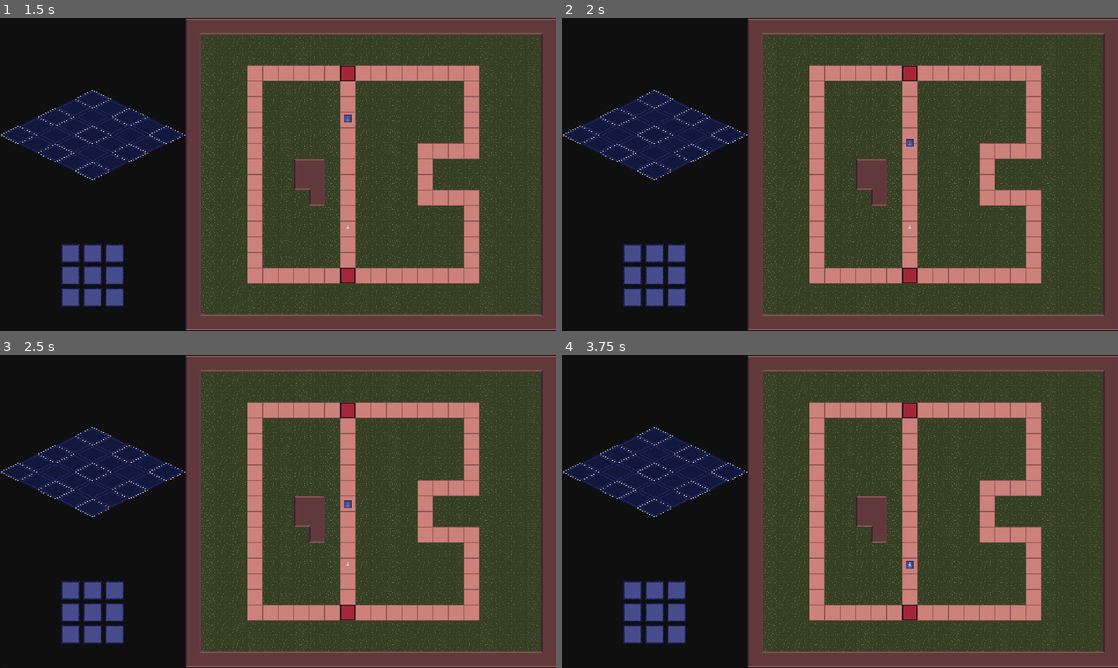
Above: before the commit, frames 1-4 (two rows, left to right).
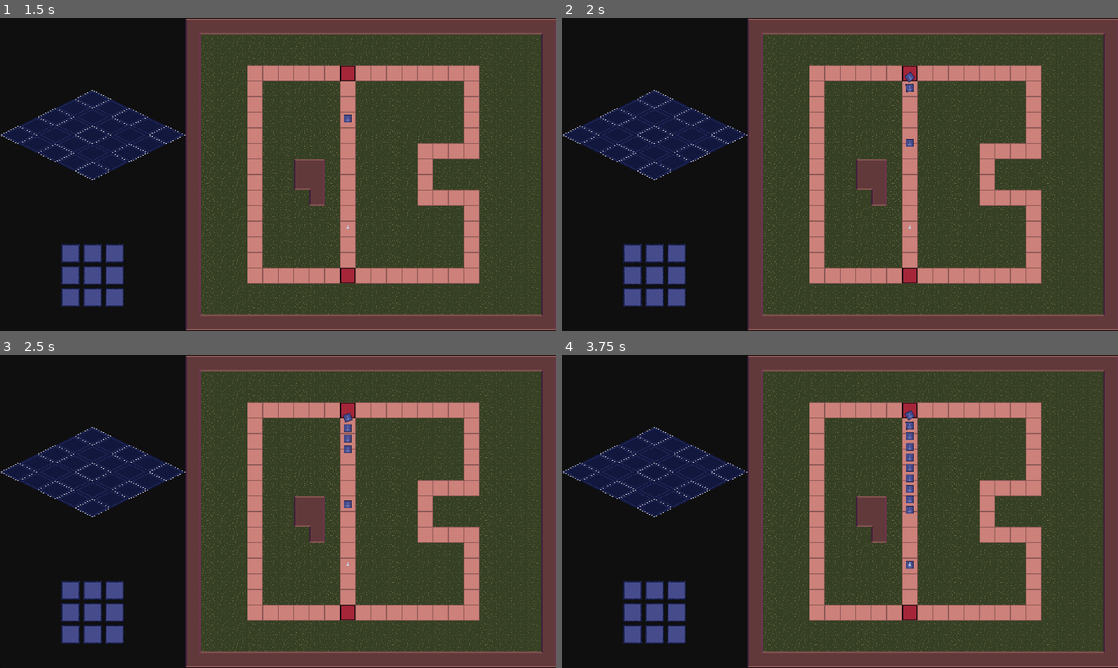
Above: after the commit, the same moments.

Repository: ClemiDouce/halloween-game-jam-2026
Game: Godot game, scene res://scenes/world.tscn
The game is run twice, just before and just after one commit, with the same random seed, the same clock (stepped at 60 frames per second) and the same inputs.
Inputs (mouse positions are in pixels of both pictures, inside the frame that each line leads up to):
- Up to frame 1 (1.5 s): tap Enter at 0.5 s; hold Up (ui_up) 0.53-1.25 s; tap D (destroy_building) at 0.6 s; click (72, 277) at 1.25 s
- Up to frame 2 (2 s): no input
- Up to frame 3 (2.5 s): click (94, 614) at 2.02 s
- Up to frame 4 (3.75 s): click (678, 614) at 2.77 s; click (634, 636) at 3.52 s

Frame 1 is identical in both runs. In frame 2, less than 0.1% of the frame differs, in the area x 61-64%, y 17-24%; in frame 3, 0.1%; in frame 4, 0.4%, in the area x 61-64%, y 17-51%.

Commit message:
stupid basic ai added

Diff:
--- /dev/null
+++ b/data/waves/level_1.tres
@@ -0,0 +1,26 @@
+[gd_resource type="Resource" script_class="Wave" format=3 uid="uid://ddwexcejudwcx"]
+
+[ext_resource type="Script" uid="uid://bi1eu5ukriokg" path="res://scripts/data/wave.gd" id="1_vbmev"]
+[ext_resource type="Script" uid="uid://fbut4bbknh6e" path="res://scripts/ai_action.gd" id="2_vbmev"]
+[ext_resource type="Resource" uid="uid://l0m3pssrbkug" path="res://data/units/gun_soldier.tres" id="3_fdlcj"]
+[ext_resource type="Resource" uid="uid://dm0mjpsku7osy" path="res://data/units/small_tank.tres" id="4_kwuvs"]
+
+[sub_resource type="Resource" id="Resource_255p0"]
+script = ExtResource("2_vbmev")
+count = 10
+unit = ExtResource("3_fdlcj")
+metadata/_custom_type_script = "uid://fbut4bbknh6e"
+
+[sub_resource type="Resource" id="Resource_c0kqi"]
+script = ExtResource("2_vbmev")
+count = 3
+unit = ExtResource("4_kwuvs")
+metadata/_custom_type_script = "uid://fbut4bbknh6e"
+
+[resource]
+script = ExtResource("1_vbmev")
+unit_spawn_chance = Dictionary[ExtResource("2_vbmev"), float]({
+SubResource("Resource_255p0"): 0.8,
+SubResource("Resource_c0kqi"): 0.2
+})
+metadata/_custom_type_script = "uid://bi1eu5ukriokg"
--- a/project.godot
+++ b/project.godot
@@ -26,6 +26,7 @@
 base=""
 player=""
 hostile=""
+controller=""
 
 [input]
 
--- a/scenes/overworld.tscn
+++ b/scenes/overworld.tscn
@@ -12,6 +12,9 @@
 [ext_resource type="Script" uid="uid://b53fi0c8w7xjc" path="res://scripts/path/unit_path.gd" id="8_pss1p"]
 [ext_resource type="Texture2D" uid="uid://cymqvgc48ra4m" path="res://assets/art/placeholder/select_arrow.png" id="9_ha27p"]
 [ext_resource type="Script" uid="uid://civsi113hopgn" path="res://scripts/ui/path_cursor.gd" id="10_2jxyl"]
+[ext_resource type="Script" uid="uid://cgyk0r65c3y0b" path="res://scripts/ai_controller.gd" id="11_lsky2"]
+[ext_resource type="Script" uid="uid://d3nq8uvycb5nh" path="res://scripts/base_building/base_manager.gd" id="12_255p0"]
+[ext_resource type="Resource" uid="uid://ddwexcejudwcx" path="res://data/waves/level_1.tres" id="14_fuc0k"]
 
 [sub_resource type="TileSetAtlasSource" id="TileSetAtlasSource_rklxl"]
 texture = ExtResource("2_255p0")
@@ -390,11 +393,12 @@
 body_type = 2
 metadata/_custom_type_script = "uid://dlpfa2ms4acpk"
 
-[node name="Overworld" type="Node2D" unique_id=45434250 node_paths=PackedStringArray("paths", "entity_parent", "path_cursor")]
+[node name="Overworld" type="Node2D" unique_id=45434250 node_paths=PackedStringArray("paths", "entity_parent", "path_cursor", "ai_list")]
 script = ExtResource("1_nesqq")
 paths = [NodePath("Paths/UnitPath"), NodePath("Paths/UnitPath2"), NodePath("Paths/UnitPath3")]
 entity_parent = NodePath("Entities")
 path_cursor = NodePath("PathCursor")
+ai_list = [NodePath("AIBaseManager")]
 
 [node name="TileMapLayer" type="TileMapLayer" parent="." unique_id=937859601]
 tile_map_data = PackedByteArray("AAABAAEAAAABAAAAAAABAAIAAAABAAAAAAABAAMAAAABAAAAAAABAAQAAAABAAAAAAABAAUAAAABAAAAAAABAA …(7600 unchanged characters)…
@@ -467,3 +471,13 @@
 z_index = 1
 texture = ExtResource("9_ha27p")
 script = ExtResource("10_2jxyl")
+
+[node name="AIController" type="Node" parent="." unique_id=2074779689 node_paths=PackedStringArray("controlling_base", "base_entity") groups=["controller", "hostile"]]
+script = ExtResource("11_lsky2")
+controlling_base = NodePath("../AIBaseManager")
+wave = ExtResource("14_fuc0k")
+base_entity = NodePath("../HostileBase")
+
+[node name="AIBaseManager" type="Node" parent="." unique_id=1355608685]
+script = ExtResource("12_255p0")
+metadata/_custom_type_script = "uid://d3nq8uvycb5nh"
--- /dev/null
+++ b/scripts/ai_action.gd
@@ -0,0 +1,4 @@
+class_name AIAction extends Resource
+
+@export_range(1, 100, 1) var count : int = 1
+@export var unit : UnitResource
--- a/scripts/ai_controller.gd
+++ b/scripts/ai_controller.gd
@@ -1,13 +1,36 @@
 class_name AIController extends Node
 
 @export var controlling_base: BaseManager
+@export var wave: Wave
+@export var base_entity: BaseEntity
 
 var decision_delay : float = 1.2
+var decision_timer := 0.
+
+var started := false
 
 func _ready() -> void:
 	controlling_base.team = CombatData.Team.HOSTILE
+	base_entity.destroyed.connect(func(_base): started = false)
+	started = true
 
-	# Build a factory
 
-func select_path(index: int):
-	controlling_base.select_path_by_index(index)
+func select_random_path():
+	var random_index = randi_range(0, controlling_base.paths.size())
+	controlling_base.select_path_by_index(random_index)
+
+func do_decision():
+	started = false
+	select_random_path()
+	var action = wave.get_random_action()
+	for i in range(action.count):
+		controlling_base.get_build_slot(1, 1).queue_unit(action.unit, true)
+		await get_tree().create_timer(0.2).timeout
+	started = true
+
+func _process(delta: float) -> void:
+	if started:
+		decision_timer += delta
+		if decision_timer >= decision_delay:
+			decision_timer -= decision_delay
+			do_decision()
--- a/scripts/base_building/base_manager.gd
+++ b/scripts/base_building/base_manager.gd
@@ -5,7 +5,6 @@
 signal path_selected(path: UnitPath)
 
 # Unit Spawn
-const GUN_SOLDIER = preload("uid://l0m3pssrbkug")
 const UNIT_ENTITY = preload("uid://bybp5w4ae511b")
 
 # Building
--- a/scripts/base_building/building_slot.gd
+++ b/scripts/base_building/building_slot.gd
@@ -38,8 +38,9 @@
 		return []
 	return _building.units
 
-func queue_unit(unit_resource: UnitResource) -> void:
-	if not has_building() or unit_resource not in _building.units:
-		return
+func queue_unit(unit_resource: UnitResource, bot: bool = false) -> void:
+	if !bot:
+		if not has_building() or unit_resource not in _building.units:
+			return
 	#print("Unit queued: %s" % [unit_resource.damage])
 	queue.add_to_queue(unit_resource)
--- /dev/null
+++ b/scripts/data/wave.gd
@@ -0,0 +1,8 @@
+class_name Wave extends Resource
+
+@export var unit_spawn_chance : Dictionary[AIAction, float]
+
+func get_random_action() -> AIAction:
+	var rng = RandomNumberGenerator.new()
+	var random_choice : AIAction = unit_spawn_chance.keys()[rng.rand_weighted(unit_spawn_chance.values())]
+	return random_choice
--- a/scripts/level.gd
+++ b/scripts/level.gd
@@ -5,5 +5,9 @@
 @export var entity_parent: Node2D
 @export var path_cursor: PathCursor
 
+@export var ai_list : Array[BaseManager]
+
 func setup_level(base_manager: BaseManager):
 	base_manager.path_selected.connect(path_cursor.on_path_selected)
+	for ai : BaseManager in ai_list:
+		ai.connect_to_level(paths, entity_parent)
Not shown, added: scripts/ai_action.gd.uid
Not shown, added: scripts/data/wave.gd.uid
